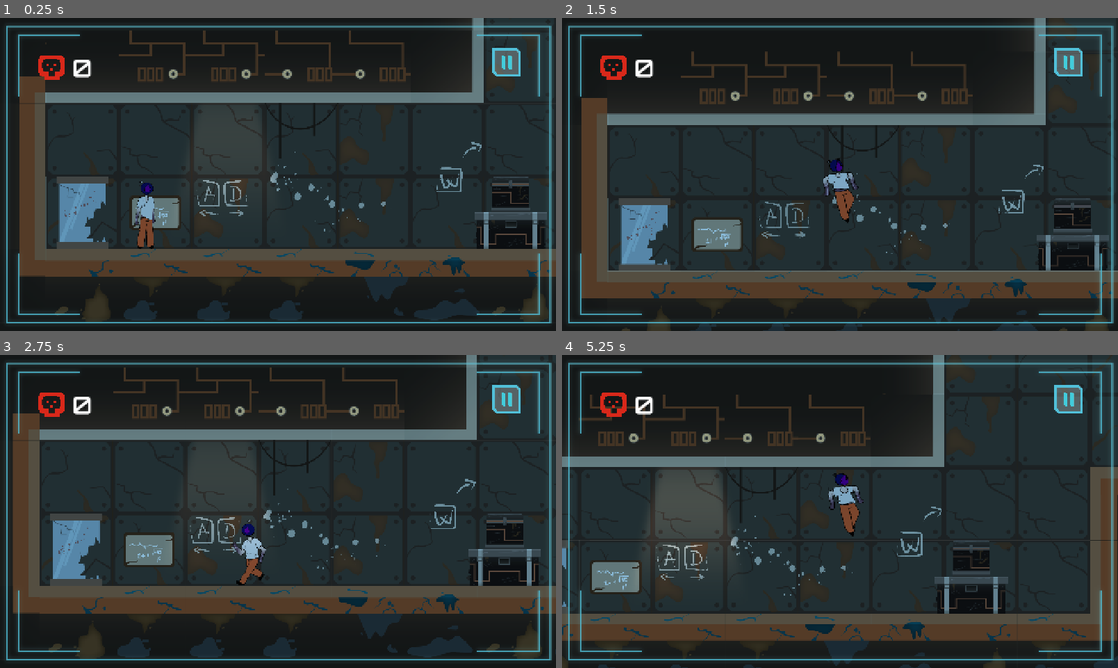
Above: before the commit, frames 1-4 (two rows, left to right).
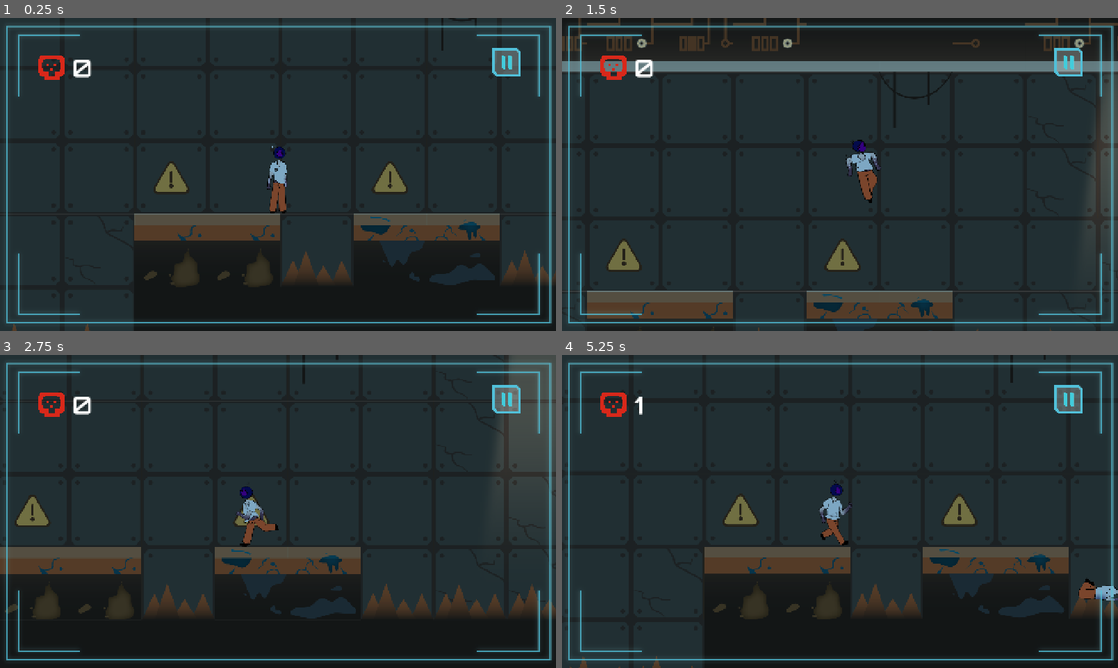
Above: after the commit, the same moments.

Repository: nati9v/Grupo-B
Game: Godot game, scene res://Scenes/Niveles/lvl1.tscn
The game is run twice, just before and just after one commit, with the same random seed, the same clock (stepped at 60 frames per second) and the same inputs.
Inputs (mouse positions are in pixels of both pictures, inside the frame that each line leads up to):
- Up to frame 1 (0.25 s): no input
- Up to frame 2 (1.5 s): tap Enter (ui_accept) at 0.5, 0.77 s; move the mouse to (962, 158) at 0.52 s; hold Right (ui_right) from 0.53 s (still down); tap I (interact) at 0.6, 1.35 s; move the mouse to (728, 190) at 1.27 s
- Up to frame 3 (2.75 s): tap Enter (ui_accept) at 1.52 s; move the mouse to (333, 442) at 2.02 s; release Right (ui_right) at 2.03 s; hold Left (ui_left) from 2.03 s (still down); tap I (interact) at 2.1 s
- Up to frame 4 (5.25 s): move the mouse to (812, 574) at 2.77 s; release Left (ui_left) at 2.78 s; hold Right (ui_right) 2.78-4.28 s; tap I (interact) every 0.75 s from 2.85 to 5.1 s; tap Enter (ui_accept) at 3.02, 3.77, 4.52 s; move the mouse to (1006, 558) at 3.52 s; move the mouse to (673, 464) at 4.27 s; hold Left (ui_left) 4.28-5.03 s; move the mouse to (867, 511) at 5.02 s; hold Right (ui_right) from 5.03 s (still down)

The runs differ from the first frame. In frame 1, 41% of the frame differs, in the area x 0-100%, y 0-100%; in frame 2, 38%; in frame 3, 39%; in frame 4, 42%.

Commit message:
Revert "grafittis"
This reverts commit c5d4cfe8191fcca6bfa9595cc4ae44bdd210b3f2.

Diff:
--- a/Scenes/Niveles/lvl1.tscn
+++ b/Scenes/Niveles/lvl1.tscn
@@ -28,10 +28,6 @@
 [ext_resource type="Script" uid="uid://c0nb04m1t4wgt" path="res://Code/luces.gd" id="22_qjt1l"]
 [ext_resource type="PackedScene" uid="uid://btygccneo307t" path="res://Scenes/Mecanismos/plataforma_Vertical.tscn" id="24_lqu48"]
 [ext_resource type="PackedScene" uid="uid://dj7ykniqmuo5u" path="res://Scenes/Trampas y cadaveres/Trampas/Frost_trap.tscn" id="26_upjmo"]
-[ext_resource type="Texture2D" uid="uid://d3lbngl8e5mpt" path="res://arte/grafitti-1.png" id="29_7rhwb"]
-[ext_resource type="Texture2D" uid="uid://du8qcut7mcib7" path="res://arte/grafitti-2.png" id="30_nwcld"]
-[ext_resource type="Texture2D" uid="uid://dpv2tlayaauq0" path="res://arte/grafitti-4.png" id="31_nfl5d"]
-[ext_resource type="Texture2D" uid="uid://dsude2dsvil3q" path="res://arte/grafitti-3.png" id="32_nwcld"]
 
 [sub_resource type="CompressedTexture2D" id="CompressedTexture2D_iqlhl"]
 
@@ -467,7 +463,7 @@
 
 [node name="Pruebeteoprimus" parent="." instance=ExtResource("7_6chae")]
 visibility_layer = 2
-position = Vector2(351, 359)
+position = Vector2(19448, -1432)
 
 [node name="Camera2D" type="Camera2D" parent="Pruebeteoprimus"]
 modulate = Color(1, 0.766667, 0, 1)
@@ -737,47 +733,5 @@
 &"": SubResource("AnimationLibrary_upjmo")
 }
 
-[node name="Grafittis" type="Node2D" parent="."]
-position = Vector2(620, 331)
-scale = Vector2(0.272878, 0.272879)
-
-[node name="Grafitti-1" type="Sprite2D" parent="Grafittis"]
-modulate = Color(1, 1, 1, 0.694118)
-texture = ExtResource("29_7rhwb")
-
-[node name="Grafitti-2" type="Sprite2D" parent="Grafittis"]
-modulate = Color(1, 1, 1, 0.831373)
-position = Vector2(3019.66, -377.457)
-scale = Vector2(1.0112, 1.0112)
-texture = ExtResource("30_nwcld")
-
-[node name="Grafitti-4" type="Sprite2D" parent="Grafittis"]
-modulate = Color(1, 1, 1, 0.811765)
-position = Vector2(1469.52, 7.32935)
-scale = Vector2(2.0454, 2.0454)
-texture = ExtResource("31_nfl5d")
-
-[node name="Grafitti-3" type="Sprite2D" parent="Grafittis"]
-modulate = Color(1, 1, 1, 0.886275)
-position = Vector2(10946.3, -2132.82)
-scale = Vector2(1.16403, 1.16403)
-texture = ExtResource("32_nwcld")
-
-[node name="Grafitti-5" type="Sprite2D" parent="Grafittis"]
-modulate = Color(1, 1, 1, 0.682353)
-self_modulate = Color(0.533333, 0.180392, 0.145098, 1)
-position = Vector2(-1788.34, 65.9633)
-rotation = -0.947398
-scale = Vector2(0.682685, 0.682685)
-texture = ExtResource("31_nfl5d")
-
-[node name="Grafitti-6" type="Sprite2D" parent="Grafittis"]
-modulate = Color(1, 1, 1, 0.682353)
-self_modulate = Color(0.533333, 0.180392, 0.145098, 1)
-position = Vector2(28038.1, -1715.05)
-rotation = -2.23433
-scale = Vector2(0.682685, 0.682685)
-texture = ExtResource("31_nfl5d")
-
 [connection signal="mouse_entered" from="UI_Level/TextureButton" to="Menu Pausa" method="_on_texture_button_mouse_entered"]
 [connection signal="pressed" from="UI_Level/TextureButton" to="Menu Pausa" method="_on_texture_button_pressed"]
Not shown: 1 places in Scenes/Niveles/lvl1.tscn that only renumber resources
Binary file removed: arte/grafitti-1.png
Not shown, removed: arte/grafitti-1.png.import
Binary file removed: arte/grafitti-2.png
Not shown, removed: arte/grafitti-2.png.import
Binary file removed: arte/grafitti-3.png
Not shown, removed: arte/grafitti-3.png.import
Binary file removed: arte/grafitti-4.png
Not shown, removed: arte/grafitti-4.png.import
